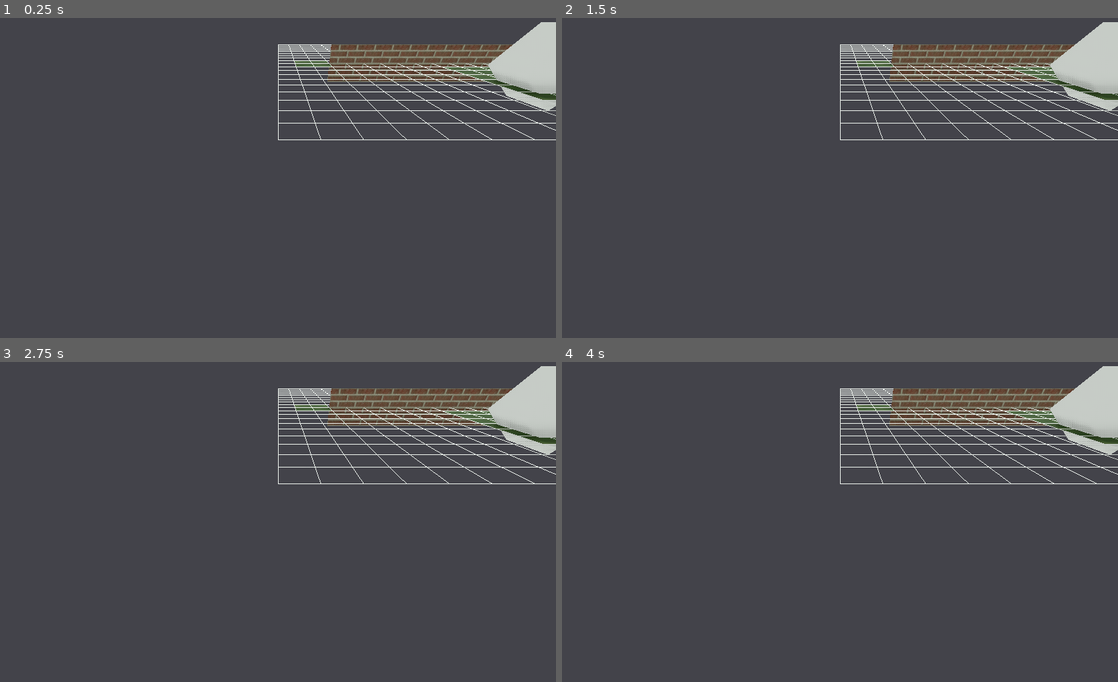
Above: before the commit, frames 1-4 (two rows, left to right).
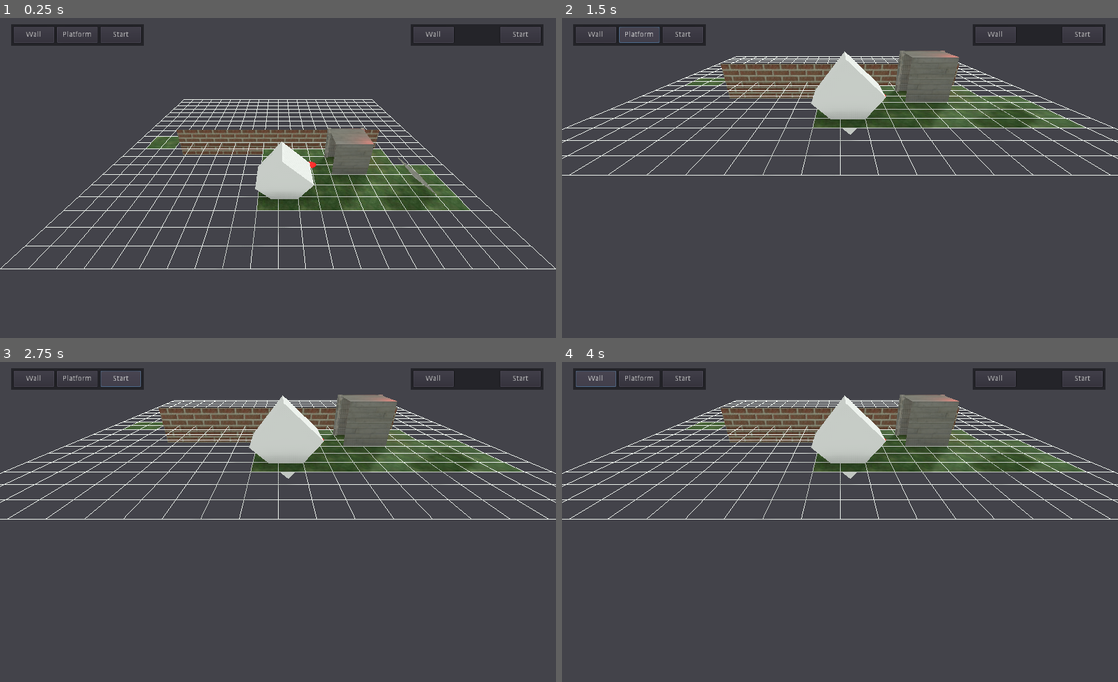
Above: after the commit, the same moments.

Repository: Ruixel/YACY
Game: Godot game, scene res://Scenes/Editor.tscn
Two runs of this game, one before a commit and one after it. Both use one fixed random seed, a clock stepped at 60 frames per second and the inputs below.
Inputs (mouse positions are in pixels of both pictures, inside the frame that each line leads up to):
- Up to frame 1 (0.25 s): no input
- Up to frame 2 (1.5 s): click (595, 34) at 0.5 s, where only the run after the commit has a clickable "Wall"; click (639, 34) at 1.25 s, where only the run after the commit has a clickable "Platform"
- Up to frame 3 (2.75 s): click (122, 378) at 2 s, where only the run after the commit has a clickable "Start"
- Up to frame 4 (4 s): click (684, 378) at 2.75 s, where only the run after the commit has a clickable "Start"; click (595, 378) at 3.5 s, where only the run after the commit has a clickable "Wall"

The runs differ from the first frame. In frame 1, 19% of the frame differs, in the area x 0-100%, y 1-79%; in frame 2, 17%; in frame 3, 17%; in frame 4, 17%.

Commit message:
Basic prototype Editor GUI

Diff:
--- a/Entities/Editor/Camera/Camera.gd
+++ b/Entities/Editor/Camera/Camera.gd
@@ -8,7 +8,7 @@
 
 const CAM_DRAG_SPEED = 0.5
 
-var camPosition = Vector2(0, 0)
+var camPosition = Vector2(0, 10)
 var camAngle = 35.0
 var camZoom = 6
 
@@ -44,7 +44,7 @@
 
 	# Lerp camera to match grid position
 	var finalPos = Vector3(camPosition.x, 0, camPosition.y)
-	self.global_transform.origin = lerp(self.global_transform.origin, finalPos, 0.5)
+	self.global_transform.origin = lerp(self.global_transform.origin, finalPos, 0.1)
 
 	# Reset mouse movement
 	mouse_motion = Vector2(0, 0)
--- /dev/null
+++ b/Entities/Editor/EditorGUI.tscn
@@ -0,0 +1,64 @@
+[gd_scene format=2]
+
+[node name="GUI" type="Control"]
+editor/display_folded = true
+anchor_right = 1.0
+margin_right = -984.0
+margin_bottom = 40.0
+
+[node name="ObjectList" type="Panel" parent="."]
+margin_left = 20.0
+margin_top = 20.0
+margin_right = 265.0
+margin_bottom = 60.0
+
+[node name="Wall" type="Button" parent="ObjectList"]
+margin_left = 5.0
+margin_top = 5.0
+margin_right = 80.0
+margin_bottom = 35.0
+text = "Wall"
+
+[node name="Platform" type="Button" parent="ObjectList"]
+margin_left = 85.0
+margin_top = 5.0
+margin_right = 160.0
+margin_bottom = 35.0
+text = "Platform"
+
+[node name="Start" type="Button" parent="ObjectList"]
+margin_left = 165.0
+margin_top = 5.0
+margin_right = 240.0
+margin_bottom = 35.0
+text = "Start"
+
+[node name="MapLevel" type="Panel" parent="."]
+anchor_left = 1.0
+anchor_right = 1.0
+margin_left = 716.0
+margin_top = 20.0
+margin_right = 911.0
+margin_bottom = 60.0
+
+[node name="Up" type="Button" parent="MapLevel"]
+margin_left = 5.0
+margin_top = 5.0
+margin_right = 45.0
+margin_bottom = 35.0
+text = "Up"
+
+[node name="Down" type="Button" parent="MapLevel"]
+margin_left = 140.0
+margin_top = 5.0
+margin_right = 188.0
+margin_bottom = 35.0
+text = "Down"
+
+[node name="Label" type="Label" parent="MapLevel"]
+margin_left = 60.0
+margin_right = 135.0
+margin_bottom = 40.0
+text = "Level 1"
+align = 1
+valign = 1
--- a/Scenes/Editor.tscn
+++ b/Scenes/Editor.tscn
@@ -91,6 +91,19 @@
 
 [sub_resource type="SpatialMaterial" id=14]
 
+[sub_resource type="CylinderMesh" id=15]
+top_radius = 0.3
+bottom_radius = 0.3
+height = 0.1
+
+[sub_resource type="SpatialMaterial" id=16]
+albedo_color = Color( 0.627451, 0.152941, 0.152941, 1 )
+emission_enabled = true
+emission = Color( 1, 0, 0, 1 )
+emission_energy = 1.0
+emission_operator = 0
+emission_on_uv2 = false
+
 [node name="Spatial" type="Spatial"]
 transform = Transform( 1, 0, 0, 0, 1, 0, 0, 0, 1, -0.00506687, 0.00805092, 0.000213623 )
 
@@ -111,13 +124,13 @@
 
 [node name="TestArea" type="Spatial" parent="."]
 editor/display_folded = true
-transform = Transform( -1, 0, -8.74228e-08, 0, 1, 0, 8.74228e-08, 0, -1, 5, 0, 17 )
+transform = Transform( -1, 0, -8.74228e-08, 0, 1, 0, 8.74228e-08, 0, -1, 5, -1.01, 17 )
 
 [node name="GridMap" type="GridMap" parent="TestArea"]
 mesh_library = SubResource( 7 )
 baked_meshes = [ null, SubResource( 8 ) ]
 data = {
-"cells": PoolIntArray( 0, 0, 0, 65533, 0, 1376257, 65534, 0, 0, 65535, 0, 0, 0, 1, 0, 65533, 1, 1611988993, 65534, 1, 1610612736, 65535, 1, -1610612736, 0, 2, -1610612736, 65533, 2, 1376257, 65534, 2, 0, 65535, 2, -1610612736, 0, 3, 0, 65533, 3, 538247169, 65534, 3, 0, 65535, 3, -1610612736, 65533, 4, 538247169, 65533, 5, 538247169, 65533, 6, 1376257, 65533, 7, 1441792, 0, 65535, 0, 65535, 65535, -1073741824 )
+"cells": PoolIntArray( 0, 0, 0, 65533, 0, 1376257, 65534, 0, 0, 65535, 0, 0, 0, 1, 0, 65533, 1, -1072365567, 65534, 1, 0, 65535, 1, 0, 0, 2, 536870912, 65533, 2, -1609236479, 65534, 2, -1610612736, 65535, 2, -1610612736, 0, 3, 0, 65533, 3, -1609236479, 65534, 3, 0, 65535, 3, 0, 65533, 4, 1376257, 65533, 5, 1376257, 65533, 6, 538247169, 65533, 7, 538312704, 0, 65535, 0, 65535, 65535, 0 )
 }
 __meta__ = {
 "_editor_clip_": 0,
@@ -201,7 +214,67 @@
 omni_attenuation = 5.85634
 
 [node name="Grid" type="MeshInstance" parent="."]
-transform = Transform( 1, 0, 0, 0, 1, 0, 0, 0, 1, 0, 1.01, 0 )
 script = ExtResource( 5 )
 
 [node name="EditorCamera" parent="." instance=ExtResource( 6 )]
+transform = Transform( 1, 0, 0, 0, 1, 0, 0, 0, 1, 0, 20, 10 )
+
+[node name="3DCursor" type="Spatial" parent="."]
+transform = Transform( 1, 0, 0, 0, 1, 0, 0, 0, 1, 7, 0, 12 )
+
+[node name="MeshInstance" type="MeshInstance" parent="3DCursor"]
+mesh = SubResource( 15 )
+material/0 = SubResource( 16 )
+
+[node name="GUI" type="Control" parent="."]
+anchor_right = 1.0
+margin_right = -984.0
+margin_bottom = 40.0
+
+[node name="ObjectList" type="Panel" parent="GUI"]
+margin_left = 20.0
+margin_top = 20.0
+margin_right = 265.0
+margin_bottom = 60.0
+
+[node name="Wall" type="Button" parent="GUI/ObjectList"]
+margin_left = 5.0
+margin_top = 5.0
+margin_right = 80.0
+margin_bottom = 35.0
+text = "Wall"
+
+[node name="Platform" type="Button" parent="GUI/ObjectList"]
+margin_left = 85.0
+margin_top = 5.0
+margin_right = 160.0
+margin_bottom = 35.0
+text = "Platform"
+
+[node name="Start" type="Button" parent="GUI/ObjectList"]
+margin_left = 165.0
+margin_top = 5.0
+margin_right = 240.0
+margin_bottom = 35.0
+text = "Start"
+
+[node name="EditorLevel" type="Panel" parent="GUI"]
+anchor_right = 1.0
+margin_left = 756.0
+margin_top = 20.0
+margin_right = 961.0
+margin_bottom = 60.0
+
+[node name="Wall" type="Button" parent="GUI/EditorLevel"]
+margin_left = 5.0
+margin_top = 5.0
+margin_right = 80.0
+margin_bottom = 35.0
+text = "Wall"
+
+[node name="Start" type="Button" parent="GUI/EditorLevel"]
+margin_left = 165.0
+margin_top = 5.0
+margin_right = 240.0
+margin_bottom = 35.0
+text = "Start"
--- a/scripts/Grid.gd
+++ b/scripts/Grid.gd
@@ -1,4 +1,7 @@
 extends MeshInstance
+
+func _ready():
+	mesh = generate_grid_mesh(20, 20, 1, 1).commit()
 
 func generate_grid_mesh(num_x: int, num_y: int, space_x: float, space_y: float) -> SurfaceTool:
 	var surface_tool = SurfaceTool.new()
@@ -31,6 +34,3 @@
 		index += 2
 
 	return surface_tool
-
-func _ready():
-	mesh = generate_grid_mesh(20, 20, 1, 1).commit()
Not shown: 1 places in Scenes/Editor.tscn that only renumber resources
